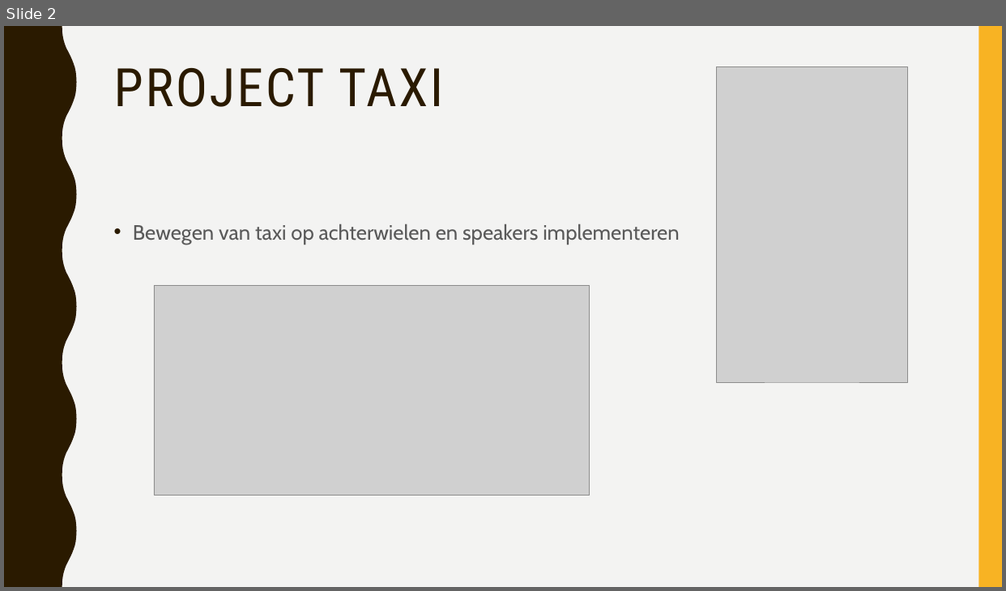
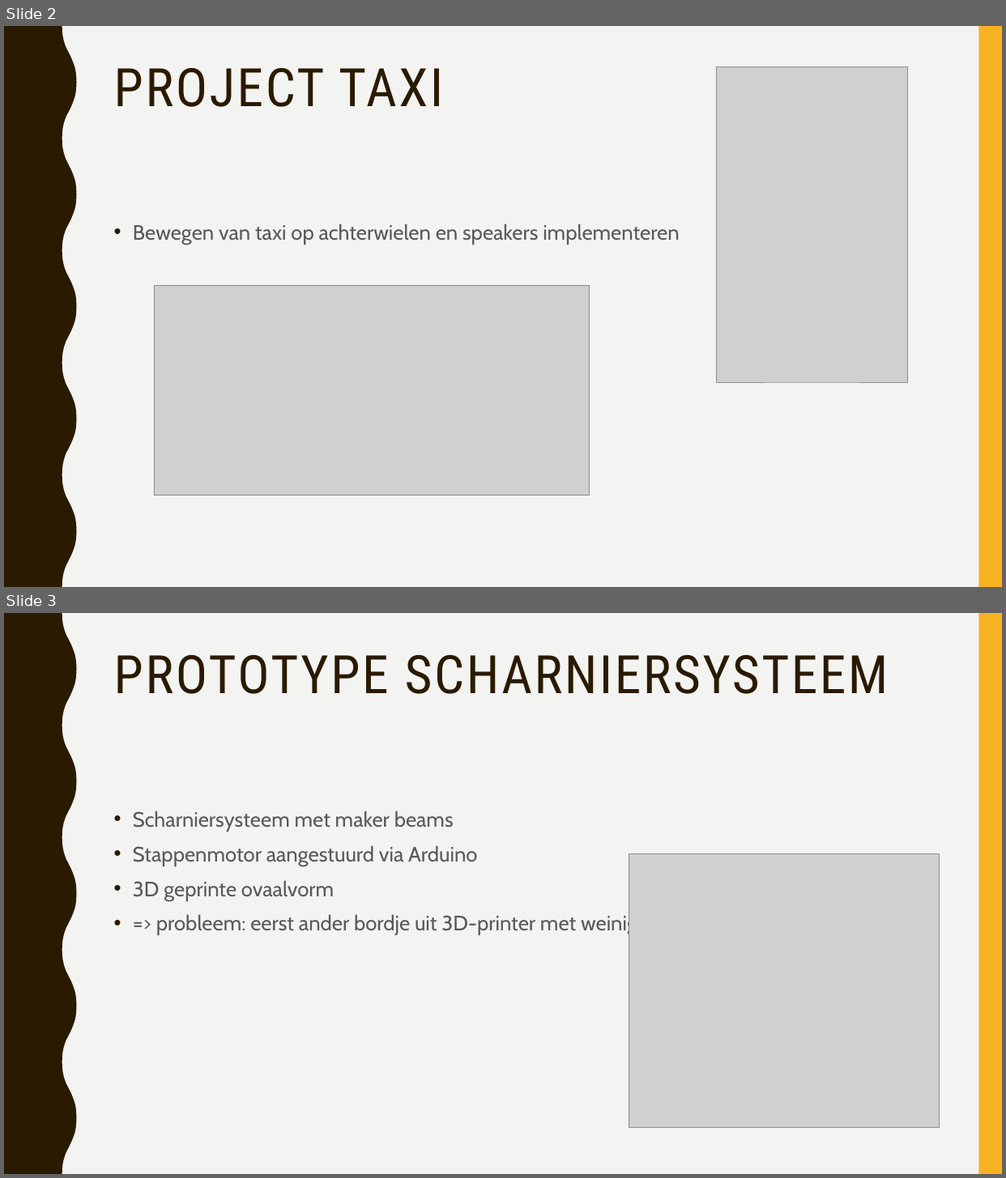
Before and after one commit to vives-project-xp/Taxi, a slide deck: School presentatie/Escape_room_taxi_projectxp.pptx. Shown one above the other, each under a label of ours: slide 2 before the commit, slides 2 and 3 after it. The pictures are 1006x591 and 1006x1178 pixels, drawn with LibreOffice and Linux fonts; fonts in the diff are those of the drawing; grey boxes stand for pictures. Boxes give left, top, right and bottom in pixels: in the first picture for what was removed or moved away, otherwise in the second. Text is boxed around its words. In the diff, an @@ line names an element or a change of style, - is before the commit and + after.

```diff
--- a/School presentatie/Escape_room_taxi_projectxp.pptx
+++ b/School presentatie/Escape_room_taxi_projectxp.pptx
@@ slide 3 added at <box>4,613,1002,1174</box>, background #F3F3F2; not listed: 2 template elements that a slide beside it also shows @@
@@ title added at <box>114,655,889,694</box>, 51 pt, text #2A1A00 @@
+PROTOTYPE SCHARNIERSYSTEEM
@@ text added at <box>133,811,637,935</box>, 20 pt, text #595959 @@
+• Scharniersysteem met maker beams
+• Stappenmotor aangestuurd via Arduino
+• 3D geprinte ovaalvorm
+• => probleem: eerst ander bordje uit 3D-printer met weinig info
@@ picture added at <box>629,854,940,1128</box> @@
```
Also in this commit, not shown: 1 slide changed, 2 slides removed.
